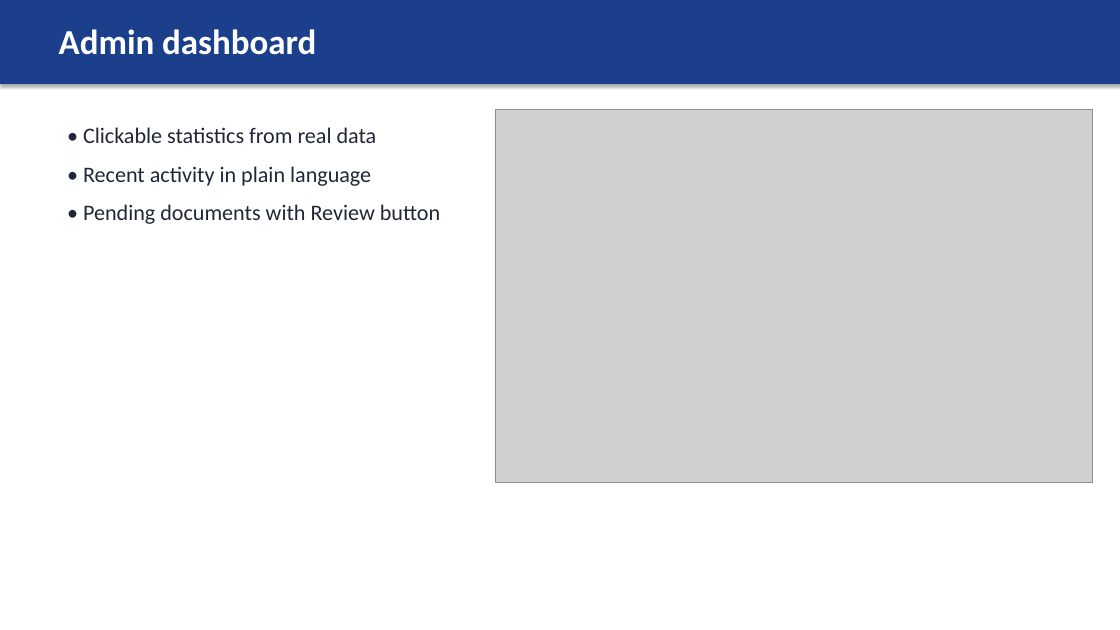
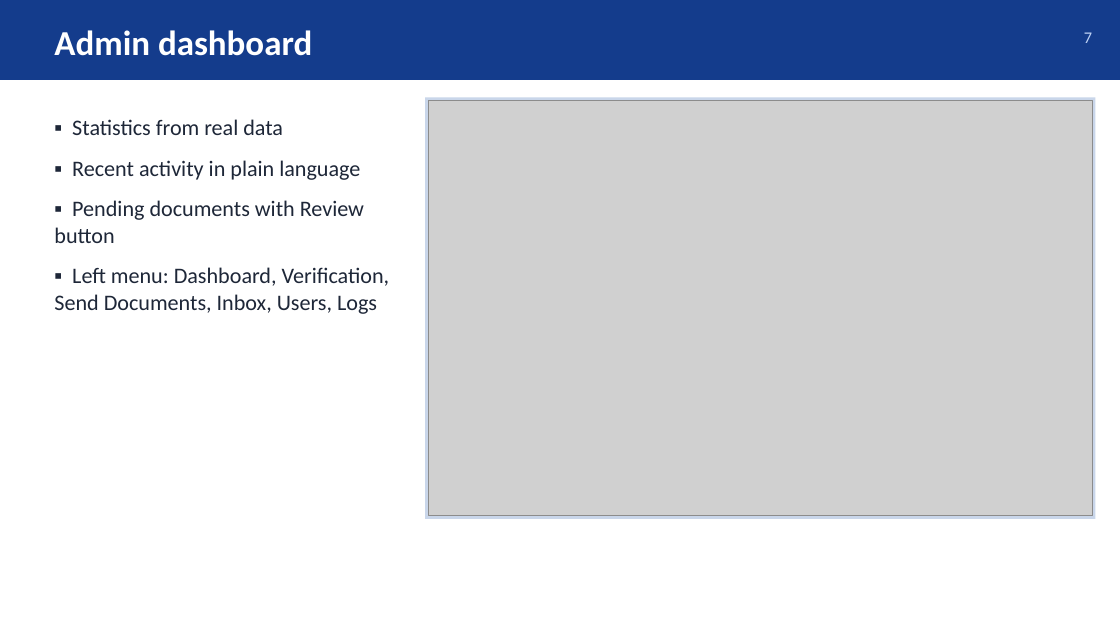
Before and after one commit to osmansalarov/ECMS-FYP2, a slide deck: slide 7 of docs/ECMS_FYP2_M2_Presentation.pptx (slide 6 before the commit). Drawn at 1120x630 pixels with LibreOffice and Linux fonts; fonts in the diff are those of the drawing; grey boxes stand for pictures. Boxes give left, top, right and bottom in pixels: in the first picture for what was removed or moved away, otherwise in the second. Text is boxed around its words. In the diff, an @@ line names an element or a change of style, - is before the commit and + after.

```diff
--- a/docs/ECMS_FYP2_M2_Presentation.pptx
+++ b/docs/ECMS_FYP2_M2_Presentation.pptx
@@ rectangle: place and size @@
-rectangle at (0,0,1120,84)
+rectangle at (0,0,1120,80)
@@ rectangle at (0,0,1120,80): fill #1B3F8B to #143C8C; shadow off @@
@@ text "Admin dashboard" at (54,30,312,56): vertical alignment top to middle @@
@@ text added at (1084,32,1092,43), 14 pt, text #BFD3F5 @@
+7
@@ text at (54,119,390,314): text changed; text colour #202838 to #1E2738 @@
-• Clickable statistics from real data
-• Recent activity in plain language
-• Pending documents with Review button
+▪ Statistics from real data
+▪ Recent activity in plain language
+▪ Pending documents with Review button
+▪ Left menu: Dashboard, Verification, Send Documents, Inbox, Users, Logs
@@ rectangle added at (425,97,1096,519), fill #C9D6EA @@
@@ picture: place and size @@
-picture at (496,109,1092,482)
+picture at (429,101,1092,516)
```
Also in this commit, not shown: 5 other slides changed, 11 slides added, 9 slides removed, 32 other files.
